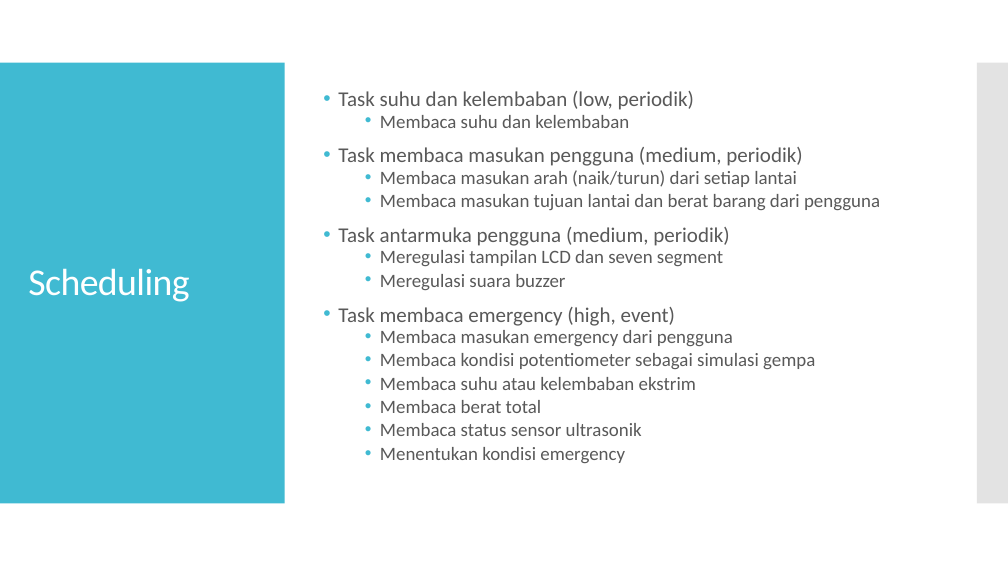
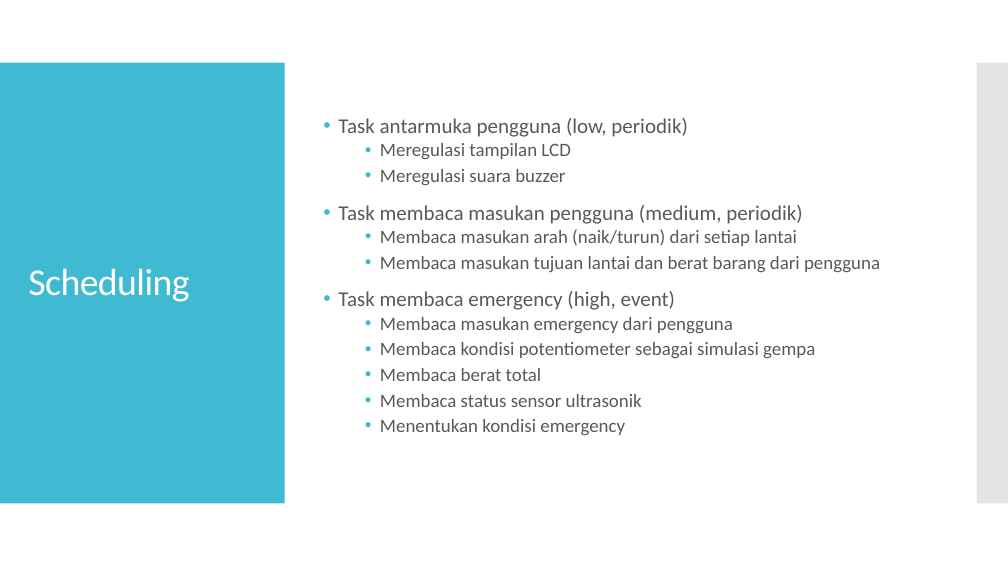
Before and after one commit to dillahstudent/TuBes_STL_K4, a slide deck: slide 5 of Tugas8_STL_Kelompok4.pptx. Drawn at 1008x567 pixels with LibreOffice and Linux fonts; fonts in the diff are those of the drawing. Boxes give left, top, right and bottom in pixels: in the first picture for what was removed or moved away, otherwise in the second. Text is boxed around its words. In the diff, an @@ line names an element or a change of style, - is before the commit and + after.

Commit message:
General update
Hapus temp/humidity sensor
Hapus seven segement
Tambah load cell untuk sensor berat
Hapus task temp/humidity sensor

```diff
--- a/Tugas8_STL_Kelompok4.pptx
+++ b/Tugas8_STL_Kelompok4.pptx
@@ text at (x1=338, y1=118, x2=688, y2=185): text changed; size 20 to 18 pt @@
-• Task suhu dan kelembaban (low, periodik)
-  • Membaca suhu dan kelembaban
+• Task antarmuka pengguna (low, periodik)
+  • Meregulasi tampilan LCD
+  • Meregulasi suara buzzer
@@ text at (x1=338, y1=205, x2=880, y2=435): line spacing 0.8 to 0.9 @@
@@ text at (x1=338, y1=227, x2=730, y2=290): paragraphs removed @@
-• Task antarmuka pengguna (medium, periodik)
-  • Meregulasi tampilan LCD dan seven segment
-  • Meregulasi suara buzzer
@@ text at (x1=380, y1=377, x2=696, y2=390): paragraph removed @@
-  • Membaca suhu atau kelembaban ekstrim
```
Also in this commit, not shown: 2 other slides changed.
